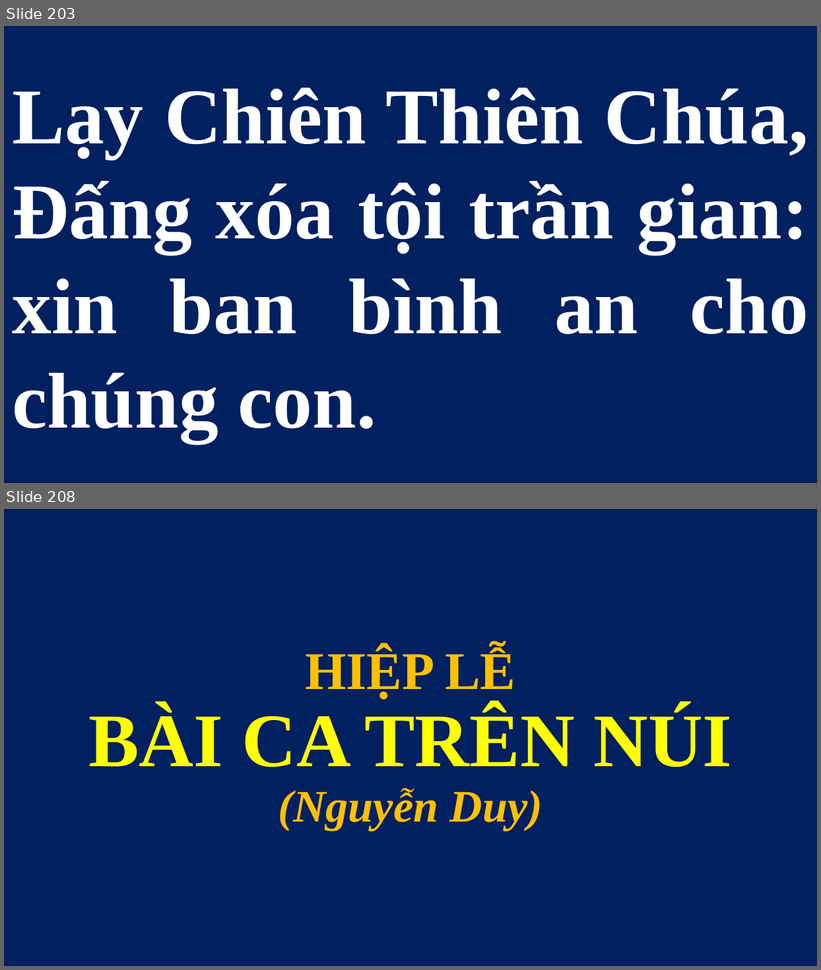
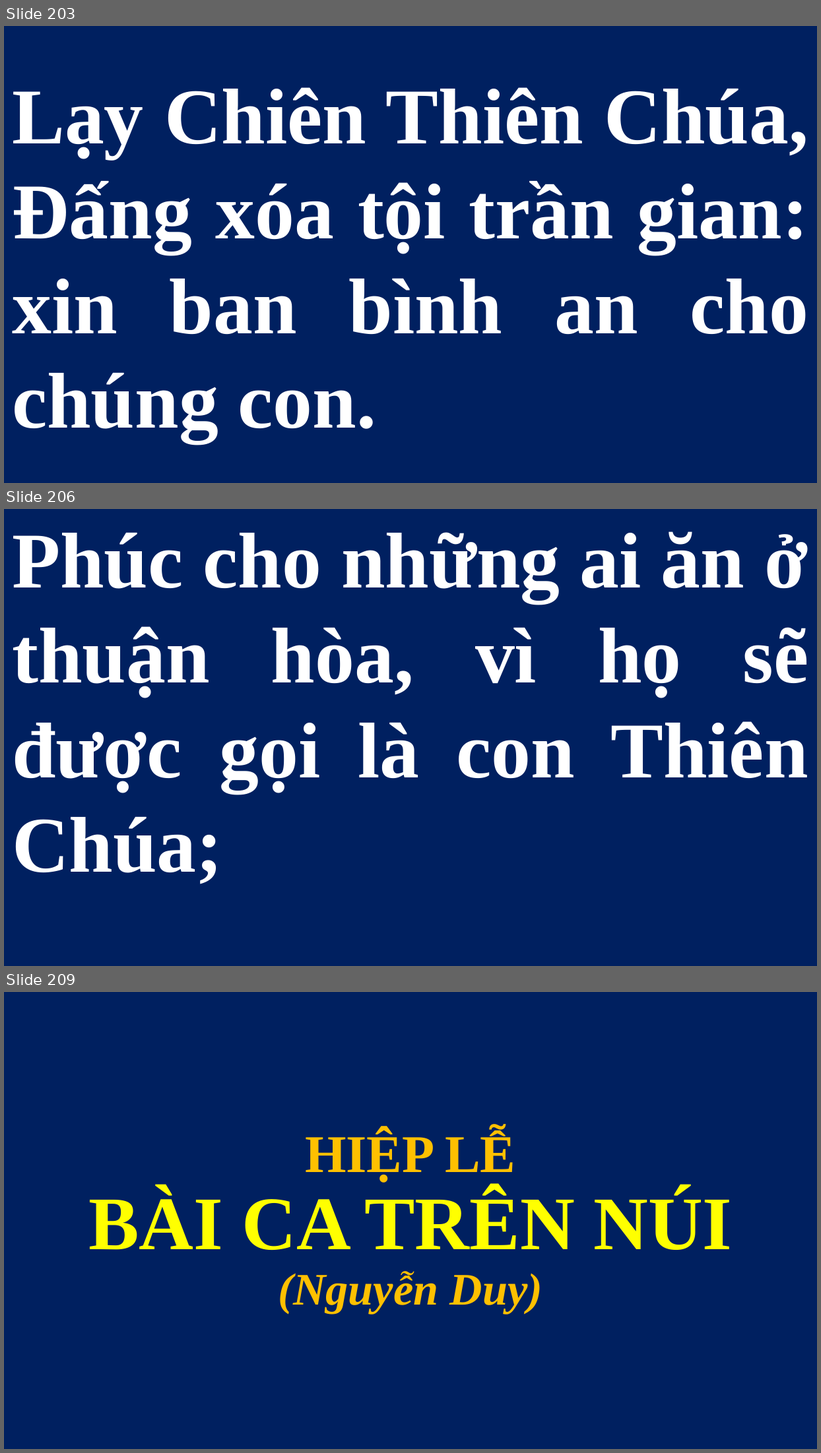
Before and after one commit to lythanhngodev64/SlideLe, a slide deck: Slide/Các Thánh Nam Nữ 2026.pptx. Shown one above the other, each under a label of ours: slides 203 and 208 before the commit, slides 203, 206 and 209 after it; the slides between them are not shown. The pictures are 821x970 and 821x1453 pixels, drawn with LibreOffice and Linux fonts; fonts in the diff are those of the drawing. Boxes give left, top, right and bottom in pixels: in the first picture for what was removed or moved away, otherwise in the second. Text is boxed around its words. In the diff, an @@ line names an element or a change of style, - is before the commit and + after.

```diff
--- a/Slide/Các Thánh Nam Nữ 2026.pptx
+++ b/Slide/Các Thánh Nam Nữ 2026.pptx
@@ slide 206 added at (4, 509, 817, 966), background #FFFFFF @@
@@ title added at (4, 509, 817, 966), fill #002060, 70 pt, text #FFFFFF, bold @@
+Phúc cho những ai ăn ở thuận hòa, vì họ sẽ được gọi là con Thiên Chúa;
@@ what was slide 208 is now slide 209 @@
```
Also in this commit, not shown: 2 slides changed, 1 other slide added, 1 slide removed, 1 other file.
